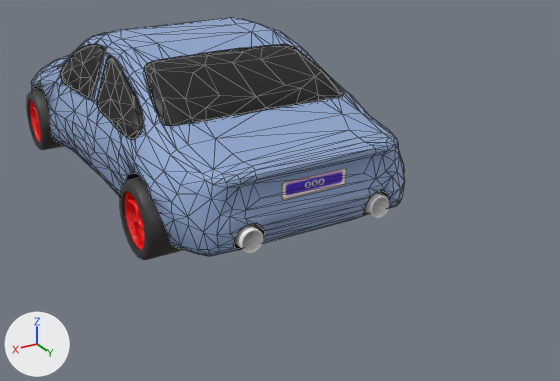
Before and after pictures for a commit that changed the Blender file car/car.blend.
The view is the same before and after, from a 50 mm camera at (2.39, 5.26, 1.74) aimed at (-0.26, 0.84, -0.47). Lighting does not change. The marker at lower left points along +X, +Y and +Z. Mesh edges are drawn as thin lines on the coarser meshes.

Objects in the first picture: 'body', 'rims', 'tailpipes', 'wheels'.
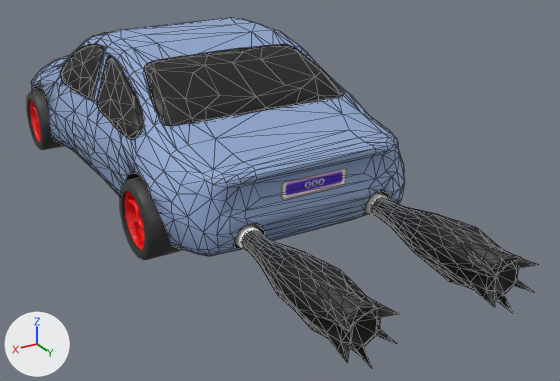
Location of each change, (x1, y1, x2, y2) in pixels of the pictures (560 x 381 px):
```json
{"object": "exhaust flare", "change": "added", "after": [242, 197, 538, 368]}
```

The change, as JSON lines over the scene's bpy script:
```json
{"op": "add", "block": "me_cylinder_003", "code": ["me_cylinder_003 = bpy.data.meshes.new('Cylinder.003')", "me_cylinder_003.from_pydata(...)  # 484 vertices, 480 faces; spans x -0.632..0.632, y 1.621..2.885, z -0.472..-0.136", "me_cylinder_003.polygons.foreach_set('use_smooth', [True] * 480)", "me_cylinder_003.materials.append(mat_material_001)  # picture img_untitled"]}
{"op": "add", "block": "ob_exhaust_flare", "code": ["ob_exhaust_flare = bpy.data.objects.new('exhaust flare', me_cylinder_003)", "ob_exhaust_flare.location = (0.0, 0.0, 0.0)", "_m = ob_exhaust_flare.modifiers.new('Triangulate', 'TRIANGULATE')"]}
```
